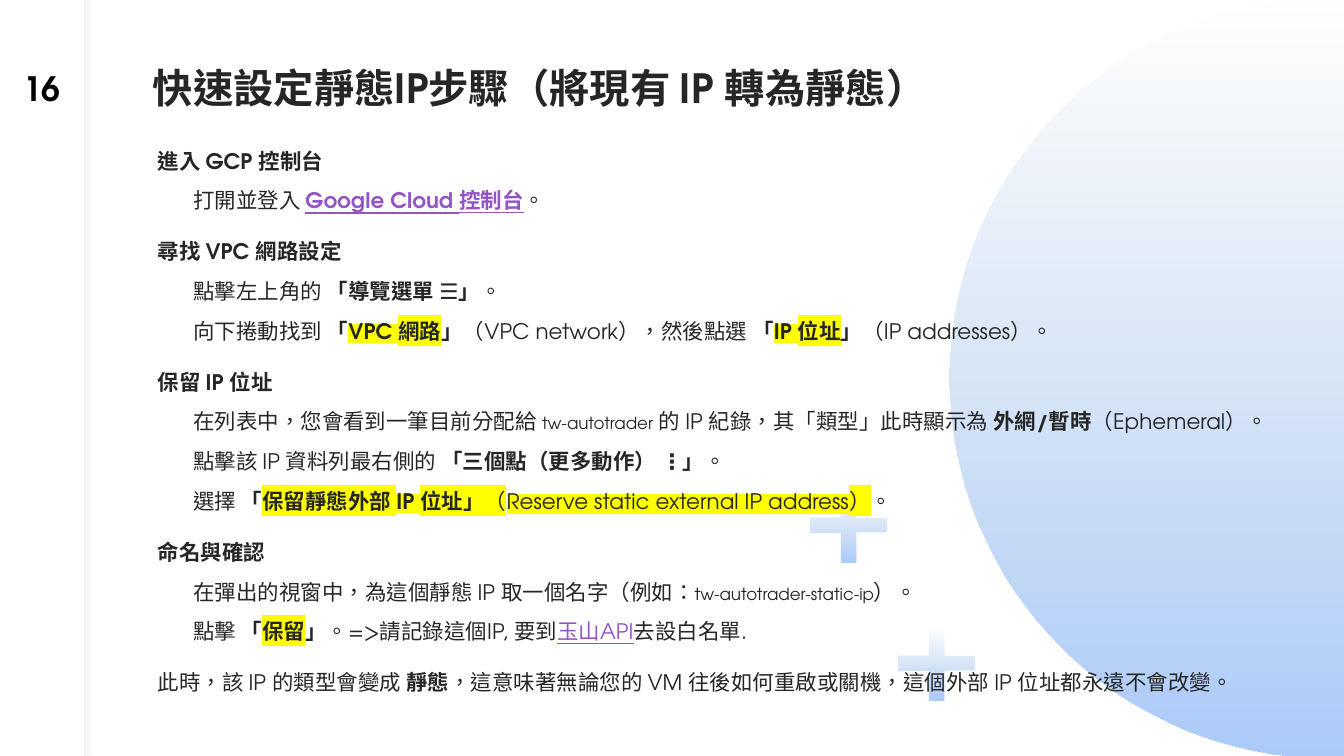
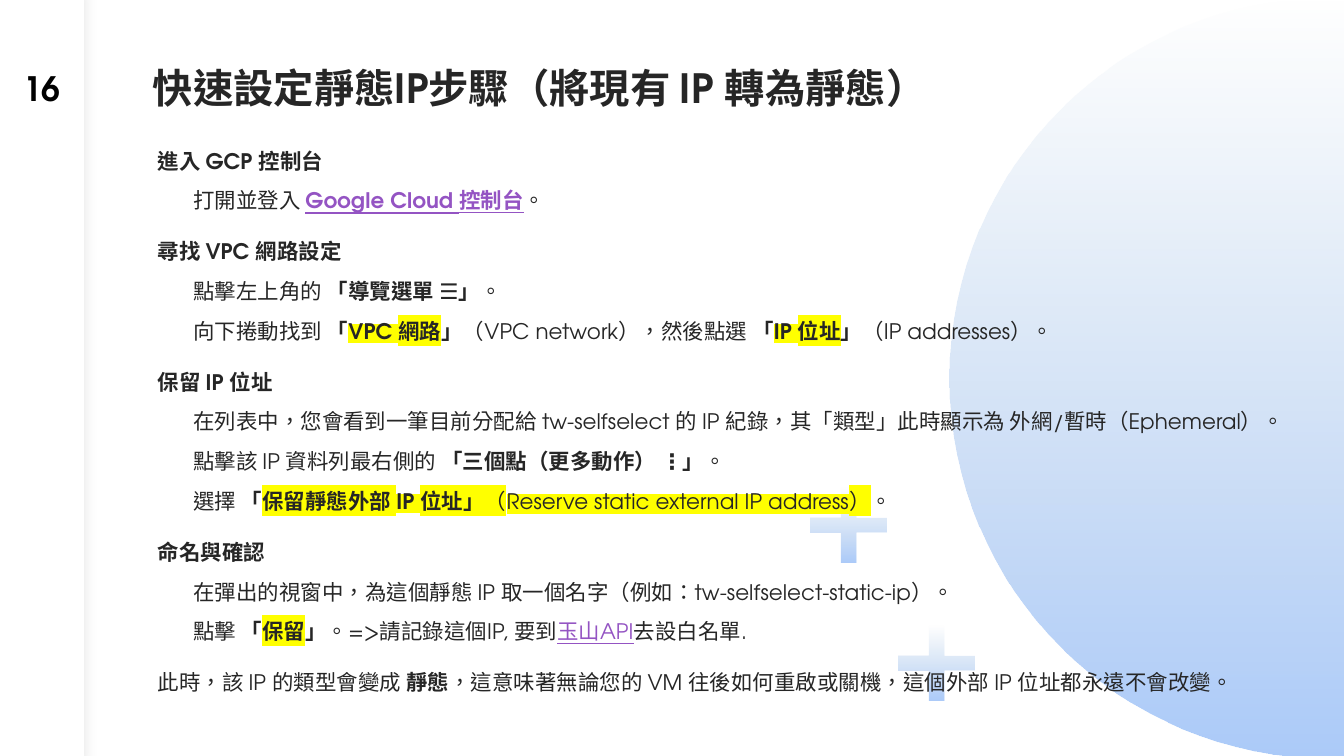
Before and after one commit to dinchentech/tw-selfselect, a slide deck: slide 16 of plans/ppt/TW-SELFSELECT台股買賣自動化系統-W1-講稿版.pptx. Drawn at 1344x756 pixels with LibreOffice and Linux fonts; fonts in the diff are those of the drawing. Boxes give left, top, right and bottom in pixels: in the first picture for what was removed or moved away, otherwise in the second. Text is boxed around its words. In the diff, an @@ line names an element or a change of style, - is before the commit and + after.

Commit message:
plans/ppt：清掉投影片中指向 tw-autotrader 的殘留（git/作者/資料夾/VM 命名範例）
- W1 s3：GitHub repo 改指 tw-selfselect、作者文案同步
- W1 s7：儀表板網址保留（母專案真實頁面，tw-selfselect 尚無 Pages），加註「母專案示範儀表板」
- W1 s14–16：VM 命名教學範例 tw-autotrader→tw-selfselect，並註明實例名可自取、.env 的 SYNC_VM_NAME 要一致
- W2 s2/s12/s14/s17：舊資料夾改中性描述；VM 實例圖與 ssh 指令改用 tw-selfselect（附名稱一致提醒）
- W6 s12：gcloud 輸出示例改為 tw-selfselect
- 掃描後僅剩 W1 s7 的母專案儀表板網址 2 處（刻意保留）

```diff
--- a/plans/ppt/TW-SELFSELECT台股買賣自動化系統-W1-講稿版.pptx
+++ b/plans/ppt/TW-SELFSELECT台股買賣自動化系統-W1-講稿版.pptx
@@ text at [193,408,1284,435]: text changed @@
-  在列表中，您會看到一筆目前分配給 tw-autotrader 的 IP 紀錄，其「類型」此時顯示為 外網/暫時（Ephemeral）。
+  在列表中，您會看到一筆目前分配給 tw-selfselect 的 IP 紀錄，其「類型」此時顯示為 外網/暫時（Ephemeral）。
@@ text at [193,582,954,604]: text changed @@
-  在彈出的視窗中，為這個靜態 IP 取一個名字（例如：tw-autotrader-static-ip）。
+  在彈出的視窗中，為這個靜態 IP 取一個名字（例如：tw-selfselect-static-ip）。
```
Also in this commit, not shown: 4 other slides changed, 2 other files.
